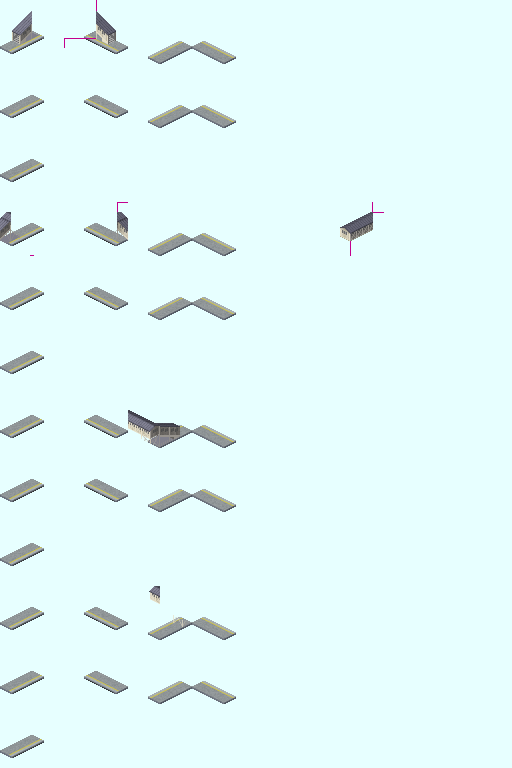
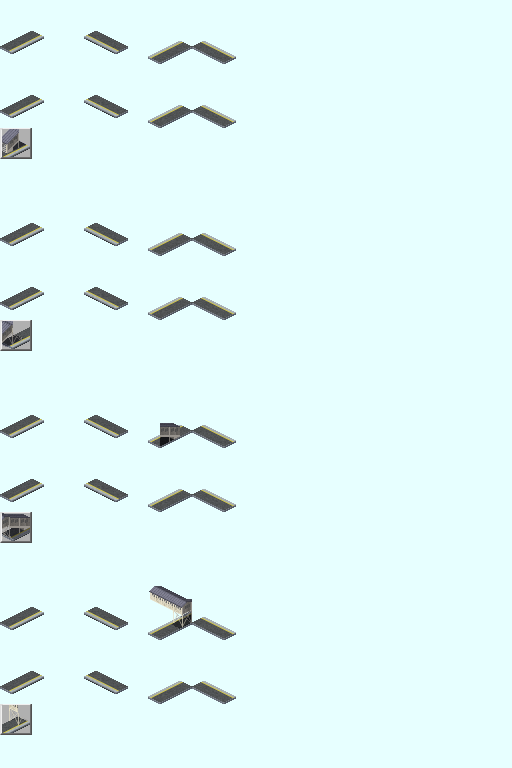
Layer changes from the first 512px x 768px image to the second:
removed group "レイヤーグループ" (80 layers) over left=0, top=0, right=384, bottom=758
removed layer "Over" from group "レイヤーグループ" over left=84, top=202, right=384, bottom=704
added group "レイヤーグループ #4" with 50 layers above "YIC_Cross_FootBridge.png" over left=0, top=31, right=236, bottom=758
moved "Base" into group "レイヤーグループ #4" over left=0, top=0, right=384, bottom=758
removed group "Base_1 コピー #1" (21 layers) from group "Base" over left=0, top=512, right=236, bottom=758
removed layer "背景 #3" from group "Base_1 コピー #1" over left=0, top=512, right=236, bottom=758
removed group "Base_1 コピー" (21 layers) from group "Base" over left=0, top=287, right=236, bottom=513
added group "Asphalts" with 2 layers in group "Base" over left=0, top=31, right=236, bottom=704
renamed "[-ps--]駅名標識(sc=P) #1" to "Asphalt", showed it, moved it into group "Asphalts", painted on it over left=0, top=31, right=236, bottom=704
removed layer "[bps-u]ノイズ #1" (was soft light, 20%) from group "Base_1 コピー" over left=0, top=287, right=236, bottom=512
removed layer "[bps-u]本体 #1" from group "Base_1 コピー" over left=0, top=287, right=236, bottom=512
removed layer "背景 #2" from group "Base_1 コピー" over left=0, top=287, right=236, bottom=513
removed group "Base_1" (21 layers) from group "Base" over left=0, top=0, right=236, bottom=256
removed layer "[bps-u]ノイズ" (was soft light, 20%) from group "Base_1" over left=0, top=31, right=236, bottom=256
removed layer "背景 #1" from group "Base_1" over left=0, top=0, right=236, bottom=256
added group "Normals" with 1 layers in group "Base" over left=0, top=31, right=236, bottom=704
renamed "アイコン外枠(sc=T) #1" to "Normal", showed it, moved it into group "Normals", painted on it over left=0, top=31, right=236, bottom=704
renamed "背景" to "YIC_Cross_FootBridge.png", moved it out of group "Base" over left=0, top=0, right=384, bottom=758
…and 60 more changes (43 added, 17 removed)
